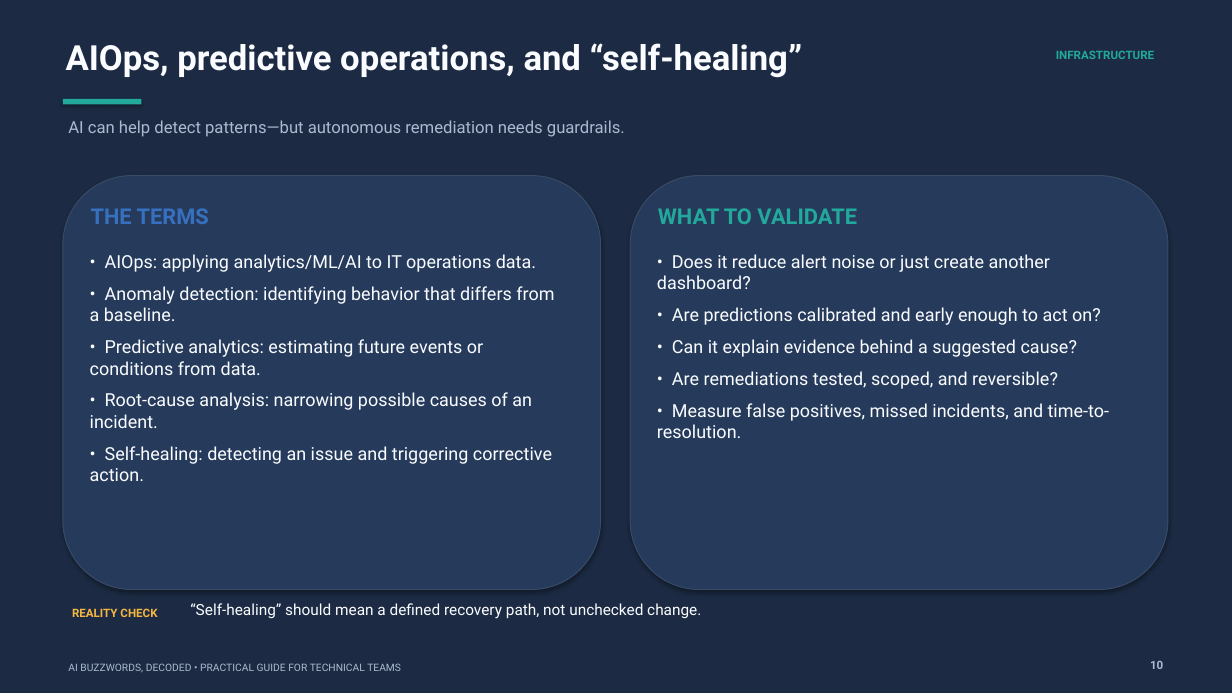
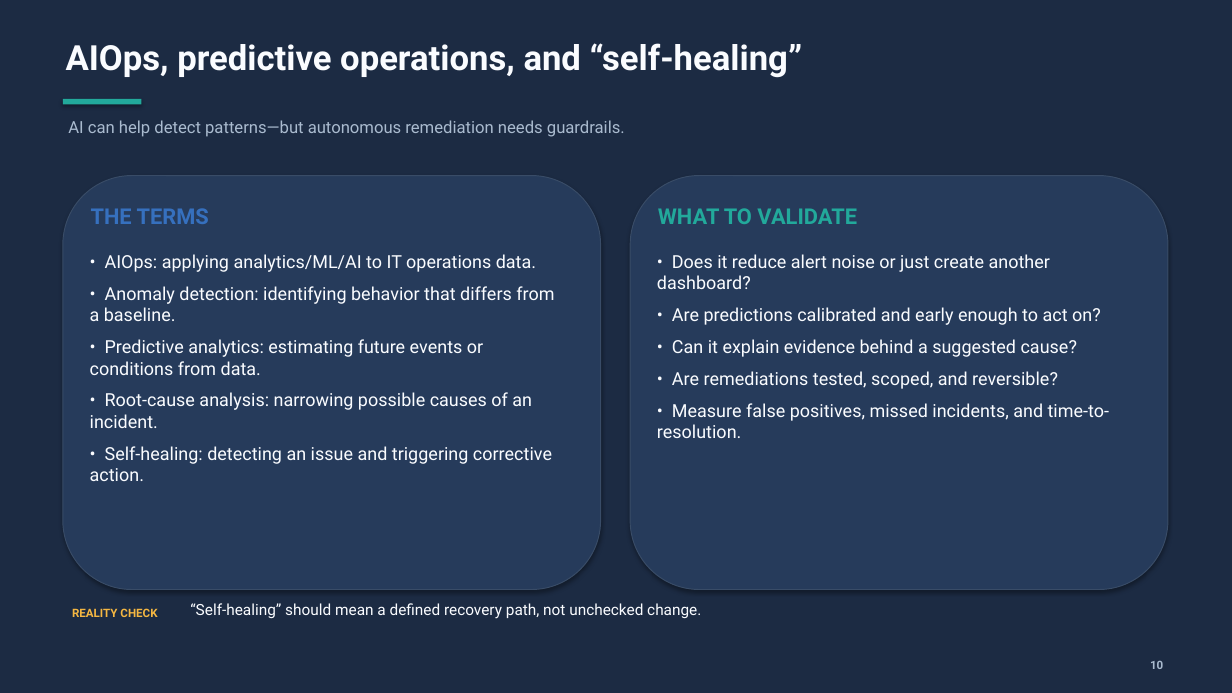
Before and after one commit to jpsider/Invoke-Automation, a slide deck: slide 13 of VMUG/Connect_FL_2026/VIAdmin_AI_Buzzwords_Consistent_Styling.pptx (slide 20 before the commit). Drawn at 1232x693 pixels with LibreOffice and Linux fonts; fonts in the diff are those of the drawing. Boxes give left, top, right and bottom in pixels: in the first picture for what was removed or moved away, otherwise in the second. Text is boxed around its words. In the diff, an @@ line names an element or a change of style, - is before the commit and + after.

Commit message:
cleaned up some random text

```diff
--- a/VMUG/Connect_FL_2026/VIAdmin_AI_Buzzwords_Consistent_Styling.pptx
+++ b/VMUG/Connect_FL_2026/VIAdmin_AI_Buzzwords_Consistent_Styling.pptx
@@ text removed at box(1056, 51, 1154, 59) @@
-INFRASTRUCTURE
@@ text removed at box(68, 663, 401, 672) @@
-AI BUZZWORDS, DECODED • PRACTICAL GUIDE FOR TECHNICAL TEAMS
```
Also in this commit, not shown: 23 other slides changed, 7 slides removed.
